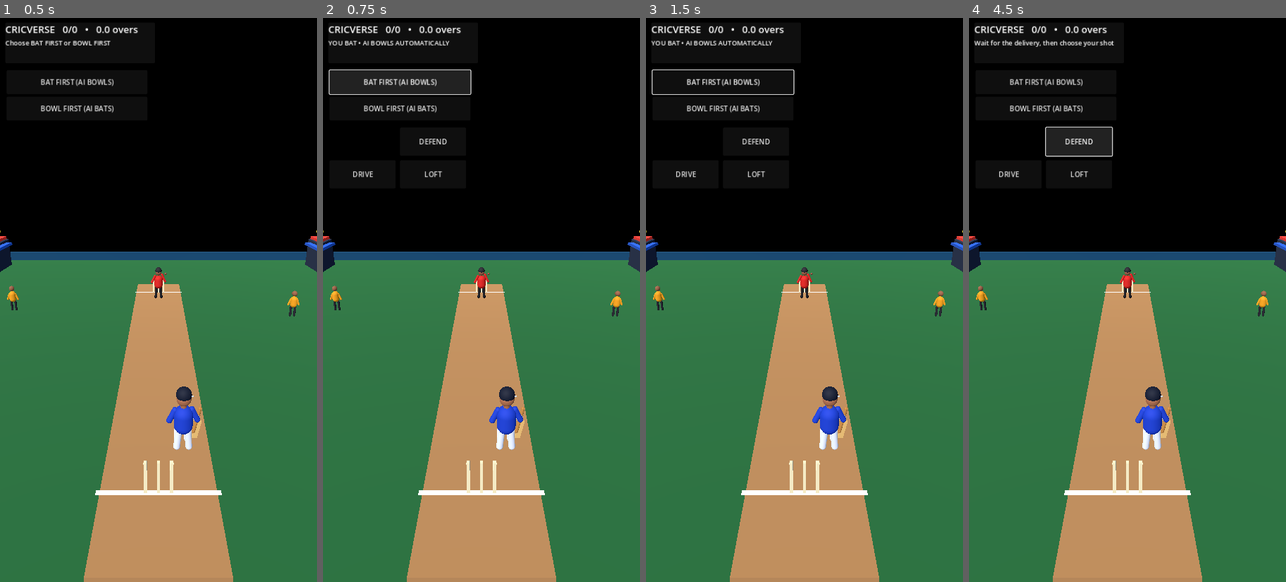
Above: before the commit, frames 1-4 (left to right).
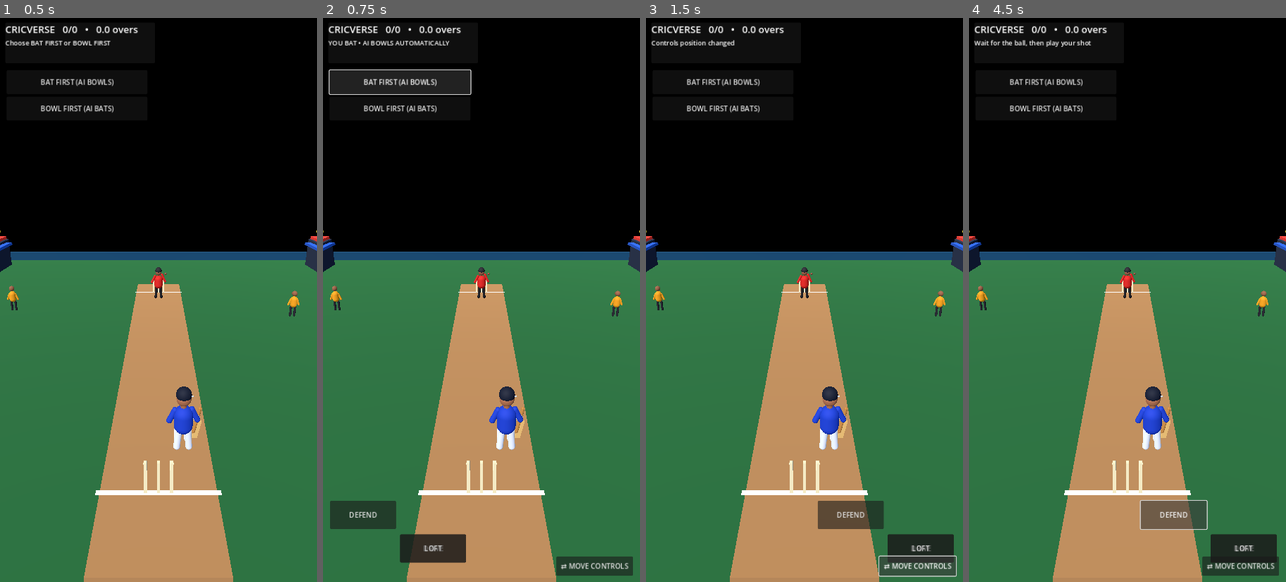
Above: after the commit, the same moments.

Repository: rakibbristy/boundary-cricket
Game: Godot game, scene res://main.tscn
Same seed, same stepped clock (60 frames per second), same inputs: the game is played once before the commit and once after it.
Inputs (mouse positions are in pixels of both pictures, inside the frame that each line leads up to):
- Up to frame 1 (0.5 s): no input
- Up to frame 2 (0.75 s): click "BAT FIRST (AI BOWLS)" at 0.5 s
- Up to frame 3 (1.5 s): click (918, 565) at 1.25 s, where only the run after the commit has a clickable "⇄ MOVE CONTROLS"
- Up to frame 4 (4.5 s): click "BOWL FIRST (AI BATS)" at 2 s; click "BOWL" at 2.75 s; click "BAT FIRST (AI BOWLS)" at 3.5 s; click "DEFEND" at 4.25 s

Frame 1 is identical in both runs. In frame 2, 3.1% of the frame differs, in the area x 2-98%, y 21-99%; in frame 3, 3.4%; in frame 4, 4.2%, in the area x 9-98%, y 3-99%.

Commit message:
Improve batting timing and flexible mobile controls

Diff:
--- a/cricverse/main.gd
+++ b/cricverse/main.gd
@@ -20,6 +20,8 @@
 var defend_button: Button
 var drive_button: Button
 var loft_button: Button
+var swap_button: Button
+var controls_swapped := false
 
 func _ready() -> void:
 	_build_world()
@@ -209,28 +211,46 @@
 	layer.add_child(bowl_mode)
 	bowl_button = Button.new()
 	bowl_button.text = "BOWL"
-	bowl_button.position = Vector2(15, 250)
+	bowl_button.anchor_top = 1.0
+	bowl_button.anchor_bottom = 1.0
+	bowl_button.position = Vector2(16, -184)
 	bowl_button.size = Vector2(150, 64)
 	bowl_button.pressed.connect(_bowl)
 	layer.add_child(bowl_button)
 	defend_button = Button.new()
 	defend_button.text = "DEFEND"
-	defend_button.position = Vector2(175, 250)
+	defend_button.anchor_top = 1.0
+	defend_button.anchor_bottom = 1.0
+	defend_button.position = Vector2(175, -184)
 	defend_button.size = Vector2(150, 64)
 	defend_button.pressed.connect(func(): _play_shot(0.35))
 	layer.add_child(defend_button)
 	drive_button = Button.new()
 	drive_button.text = "DRIVE"
-	drive_button.position = Vector2(15, 324)
+	drive_button.anchor_top = 1.0
+	drive_button.anchor_bottom = 1.0
+	drive_button.position = Vector2(16, -108)
 	drive_button.size = Vector2(150, 64)
 	drive_button.pressed.connect(func(): _play_shot(1.0))
 	layer.add_child(drive_button)
 	loft_button = Button.new()
 	loft_button.text = "LOFT"
-	loft_button.position = Vector2(175, 324)
+	loft_button.anchor_top = 1.0
+	loft_button.anchor_bottom = 1.0
+	loft_button.position = Vector2(175, -108)
 	loft_button.size = Vector2(150, 64)
 	loft_button.pressed.connect(func(): _play_shot(1.35))
 	layer.add_child(loft_button)
+	swap_button = Button.new()
+	swap_button.text = "⇄ MOVE CONTROLS"
+	swap_button.anchor_left = 1.0
+	swap_button.anchor_right = 1.0
+	swap_button.anchor_top = 1.0
+	swap_button.anchor_bottom = 1.0
+	swap_button.position = Vector2(-190, -58)
+	swap_button.size = Vector2(174, 44)
+	swap_button.pressed.connect(_swap_controls)
+	layer.add_child(swap_button)
 	_set_controls()
 
 func _start_match(mode: String) -> void:
@@ -252,6 +272,23 @@
 	defend_button.visible = match_started and play_mode == "batting"
 	drive_button.visible = match_started and play_mode == "batting"
 	loft_button.visible = match_started and play_mode == "batting"
+	swap_button.visible = match_started
+	_apply_control_layout()
+
+func _swap_controls() -> void:
+	controls_swapped = not controls_swapped
+	_apply_control_layout()
+	_show_status("Controls position changed")
+
+func _apply_control_layout() -> void:
+	if not is_instance_valid(defend_button):
+		return
+	var left_x := 16.0 if not controls_swapped else 390.0
+	var right_x := 175.0 if not controls_swapped else 549.0
+	bowl_button.position.x = left_x
+	defend_button.position.x = left_x
+	drive_button.position.x = right_x
+	loft_button.position.x = right_x
 
 func _bowl() -> void:
 	if not match_started or play_mode != "bowling":
@@ -286,41 +323,54 @@
 	sphere_shape.radius = 0.12
 	shape.shape = sphere_shape
 	ball.add_child(shape)
-	ball.position = Vector3(randf_range(-0.55, 0.55), 1.1, -8.2)
-	ball.gravity_scale = 0.35
+	ball.position = Vector3(randf_range(-0.35, 0.35), 1.05, -8.2)
+	ball.gravity_scale = 0.18
 	add_child(ball)
-	ball.linear_velocity = Vector3(randf_range(-0.4, 0.4), -0.1, 8.5)
+	ball.linear_velocity = Vector3(randf_range(-0.22, 0.22), -0.05, 6.2)
 
 func _play_shot(power: float) -> void:
 	if not match_started or play_mode != "batting":
 		_show_status("Batting controls are available in BAT FIRST mode")
 		return
 	if not delivery_active or hit_done or not is_instance_valid(ball):
-		_show_status("Wait for the delivery, then choose your shot")
-		return
-	var timing: float = absf(ball.position.z - 5.6)
-	hit_done = true
-	if timing < 1.8:
+		_show_status("Wait for the ball, then play your shot")
+		return
+	var distance_to_contact: float = absf(ball.position.z - 5.7)
+	if distance_to_contact <= 3.15:
+		hit_done = true
+		var timing_quality: float = clampf(1.0 - distance_to_contact / 3.15, 0.0, 1.0)
 		var runs := 0
 		if power > 1.2:
-			runs = 6 if randf() > 0.35 else 4
+			if timing_quality > 0.72:
+				runs = 6 if randf() < 0.48 else 4
+			elif timing_quality > 0.35:
+				runs = 4 if randf() < 0.42 else 2
+			else:
+				runs = 1 if randf() < 0.55 else 0
 		elif power > 0.8:
-			runs = 4 if randf() > 0.3 else 2
+			if timing_quality > 0.65:
+				runs = 4 if randf() < 0.48 else 2
+			elif timing_quality > 0.25:
+				runs = 2 if randf() < 0.55 else 1
+			else:
+				runs = 0 if randf() < 0.35 else 1
 		else:
-			runs = 1 if randf() > 0.5 else 0
+			runs = 1 if timing_quality > 0.25 and randf() < 0.8 else 0
 		score += runs
-		_show_status("GOOD SHOT! +%d RUNS" % runs)
+		_show_status(("PERFECT TIMING! " if timing_quality > 0.72 else "SHOT PLAYED! ") + "+%d RUNS" % runs)
 		ball.freeze = true
-		ball.linear_velocity = Vector3(randf_range(-5, 5), 5.0 * power, -randf_range(7, 12))
+		ball.linear_velocity = Vector3(randf_range(-4.5, 4.5), 3.0 + 3.0 * power, -randf_range(5.0, 10.0))
 	else:
-		_show_status("Missed timing")
-		if timing > 3.0:
+		hit_done = true
+		_show_status("Too early/late — dot ball, try again!")
+		if distance_to_contact < 4.2 and randf() < 0.06:
 			wickets += 1
-			_show_status("OUT! Wicket lost")
+			_show_status("BOWLED! WICKET")
 	_update_score()
 	delivery_active = false
 	balls += 1
-	auto_delivery_timer = 1.4
+	auto_delivery_timer = 1.8
+
 func _process(delta: float) -> void:
 	if not match_started:
 		return
@@ -349,14 +399,15 @@
 					_show_status("AI scored %d runs" % ai_runs)
 				ball.freeze = true
 				_update_score()
-			if ball.position.z > 10 or ball.position.y < -2 or delivery_timer > 4.0:
+			if ball.position.z > 10 or ball.position.y < -2 or delivery_timer > 4.5:
 				delivery_active = false
 				balls += 1
 				if not hit_done:
-					_show_status("DOT BALL")
+					balls += 1
+					_show_status("DOT BALL — no wicket")
 				_update_score()
 				if play_mode == "batting":
-					auto_delivery_timer = 1.4
+					auto_delivery_timer = 1.8
 func _update_score() -> void:
 	if is_instance_valid(runs_label):
 		runs_label.text = "CRICVERSE   %d/%d   •   %d.%d overs" % [score, wickets, int(balls / 6), balls % 6]
